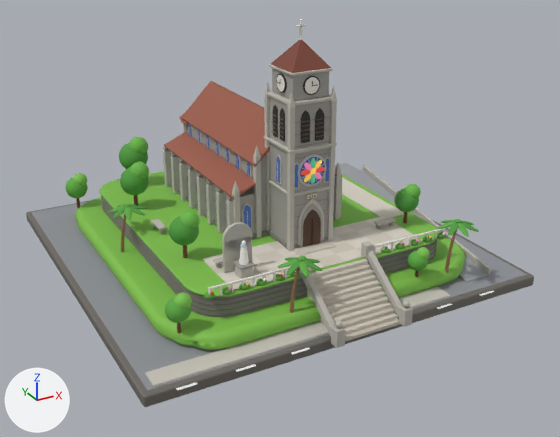
A saved change to the Blender file blender/morning-models.blend.
The view is the same before and after, from a 50 mm camera at (9.87, -11.72, 6.58) aimed at (16.04, -0.49, 0.96). Lighting does not change. The marker at lower left points along +X, +Y and +Z. The first picture is the older version.
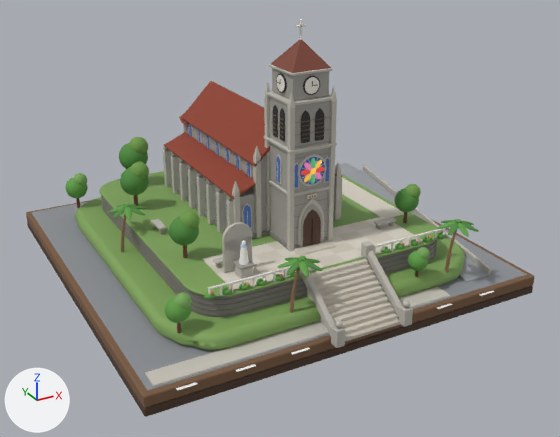
The change in detail:
Material 'sm_4E9A3C_80_0' (mat_sm_4e9a3c_80_0) changes colour from green #4e9a3c to green #4e8a3c; in linear values from (0.0762, 0.323, 0.0452) to (0.0762, 0.254, 0.0452).
Material 'sm_6CB84A_80_0' (mat_sm_6cb84a_80_0) changes colour from green #6cb84a to green #6e9b47; in linear values from (0.15, 0.479, 0.0685) to (0.156, 0.328, 0.063).
Material 'sm_7FBF4A_70_0' (mat_sm_7fbf4a_70_0) changes colour from green #7fbf4a to green #7fa35a; in linear values from (0.212, 0.521, 0.0685) to (0.212, 0.366, 0.102).
Material 'sm_7CC352_80_0' (mat_sm_7cc352_80_0) changes colour from green #7cc352 to green #78a85a; in linear values from (0.202, 0.546, 0.0844) to (0.188, 0.392, 0.102).
Material 'sm_9B5B48_70_0' (mat_sm_9b5b48_70_0) changes colour from brown #9b5b48 to brown #8e3c26; in linear values from (0.328, 0.105, 0.0648) to (0.27, 0.0452, 0.0194).
Material 'sm_9B5B48_60_0' (mat_sm_9b5b48_60_0) changes colour from brown #9b5b48 to brown #8e3c26; in linear values from (0.328, 0.105, 0.0648) to (0.27, 0.0452, 0.0194).
Material 'DIO_Soil' (mat_dio_soil) is new.
Its base color is (0.195, 0.107, 0.0561) (brown #7a5c43).
Its roughness is 0.95.
Material 'DIO_Base' (mat_dio_base) is new.
Its base color is (0.0762, 0.0437, 0.0273) (brown #4e3b2e).
Its roughness is 0.95.
me_plinth has 8 vertices, 6 faces and spans x -3.6..3.6, y -3.6..3.6, z -0.1..0.1.
me_plinth is used by ob_plinth; location (16.0, 0.3, 0.1).
me_plinth no longer uses material mat_sm_6f6a64_60_0 (grey #6f6a64).
me_plinth part 1: all faces are now shaded flat (6 of 6 changed).
me_plinth gains material mat_dio_soil (brown #7a5c43).
Mesh me_cube_001 is new.
It is a box spanning x -3.6..3.6, y -3.6..3.6, z -0.08..0.08.
It uses material mat_dio_base (brown #4e3b2e).
Object 'Plinth' (ob_plinth) has a BEVEL modifier named 'Bevel'.
On modifier 'Bevel' of object 'Plinth' (ob_plinth), width goes from 0.04 to 0.03.
On modifier 'Bevel' of object 'Plinth' (ob_plinth), width_pct goes from 0.04 to 0.03.
Object 'Plinth' (ob_plinth) has a BEVEL modifier named 'Bevel'.
Modifier setting removed (it was harden_normals = True).
Object 'CT_plinth_base' (ob_ct_plinth_base) is new; it shows me_cube_001.
Its location is (16.0, 0.3, -0.07).
It gains a BEVEL modifier named 'Bevel'.
Modifier setting: width = 0.03.
Modifier setting: width_pct = 0.03.
Modifier setting: segments = 3.

What differs and where, as boxes (x1, y1, x2, y2) in the pictures (560 x 437 px):
'HillSlope', recoloured
    both: (75, 197, 465, 350)
'TerraceGrass', recoloured
    both: (100, 171, 437, 297)
'Plinth', recoloured, shading changed, modifiers changed
    before: (26, 201, 534, 407)
    after: (26, 200, 534, 408)
'NaveRoof', recoloured
    both: (181, 81, 270, 167)
'CT_plinth_base', added
    after: (27, 221, 533, 417)
'AisleRoof', recoloured
    both: (164, 132, 256, 199)
'Crown', recoloured
    both: (169, 216, 199, 245)
'Crown.001', recoloured
    both: (120, 168, 149, 195)
'Crown.002', recoloured
    both: (119, 143, 148, 169)
'Crown.004', recoloured
    both: (394, 188, 419, 212)
'Crown2', recoloured
    both: (180, 211, 200, 228)
'Crown2.002', recoloured
    both: (129, 137, 148, 154)
'Crown2.001', recoloured
    both: (130, 162, 149, 178)
'Crown2.006', recoloured
    both: (174, 292, 192, 308)
'Crown2.004', recoloured
    both: (405, 184, 421, 198)
'Crown2.008', recoloured
    both: (73, 173, 87, 186)
'Crown2.009', recoloured
    both: (417, 247, 430, 259)
'ApseRoof', recoloured
    both: (179, 114, 189, 125)
'NaveRoof.001', recoloured
    both: (214, 82, 264, 108)
